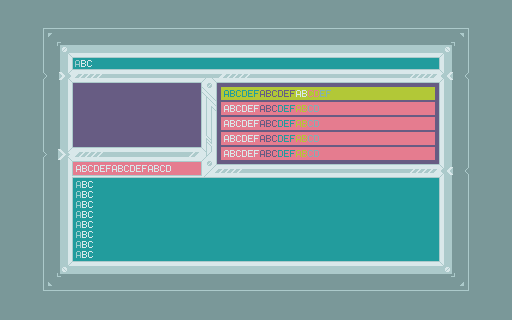
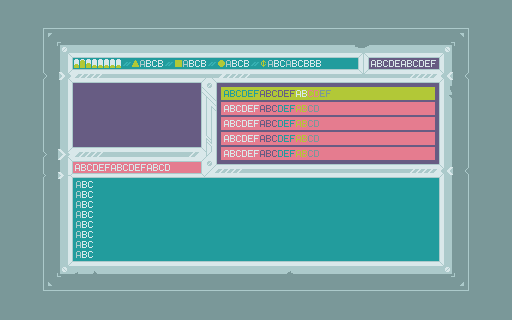
Revision of a layered 512px x 320px image; what changed, layer by layer:
added layer "Cracks" above "384x224" over (75, 45, 452, 274)
painted on "384x224" over (43, 53, 439, 258)
